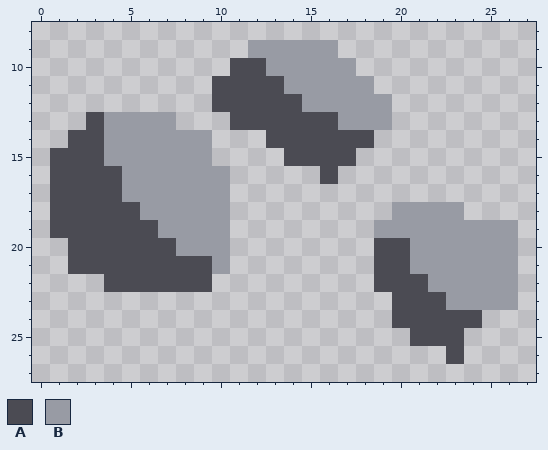
Pixel-art sprite, stored at sprites/blocks/environment/env-ore-a-3.png. The picture above is the old version.
The file is 32x32 pixels. Shown: x 0..27, y 8..27.
Palette (. is transparent): A #4b4b53  B #989ba4
Pixels before, first column x 1:
 9 ...........BBBBB..........
10 ..........AABBBBB.........
11 .........AAAABBBBB........
12 .........AAAAABBBBB.......
13 ..ABBBB...AAAAAABBB.......
14 .AABBBBBB...AAAAAA........
15 AAABBBBBB....AAAA.........
16 AAAABBBBBB.....A..........
17 AAAABBBBBB................
18 AAAAABBBBB.........BBBB...
19 AAAAAABBBB........BBBBBBBB
20 .AAAAAABBB........AABBBBBB
21 .AAAAAAAAB........AABBBBBB
22 ...AAAAAA.........AAABBBBB
23 ...................AAABBBB
24 ...................AAAAA..
25 ....................AAA...
26 ......................A...
Now the later version:
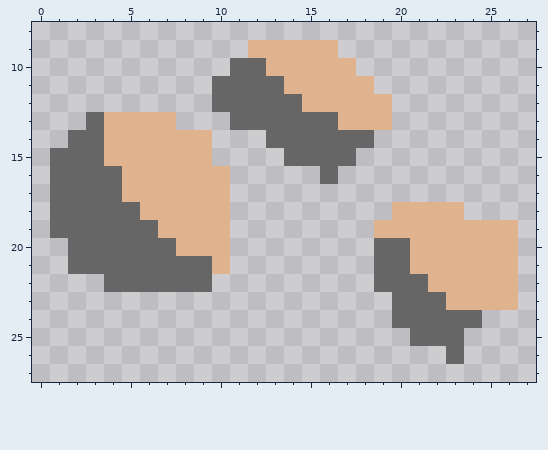
The exact change:
colour A: #4b4b53 -> #666666
colour B: #989ba4 -> #e0b28d
Where, in picture pixels (left, top, right, bottom), the same in both pictures:
changed: (50, 40, 518, 364)
